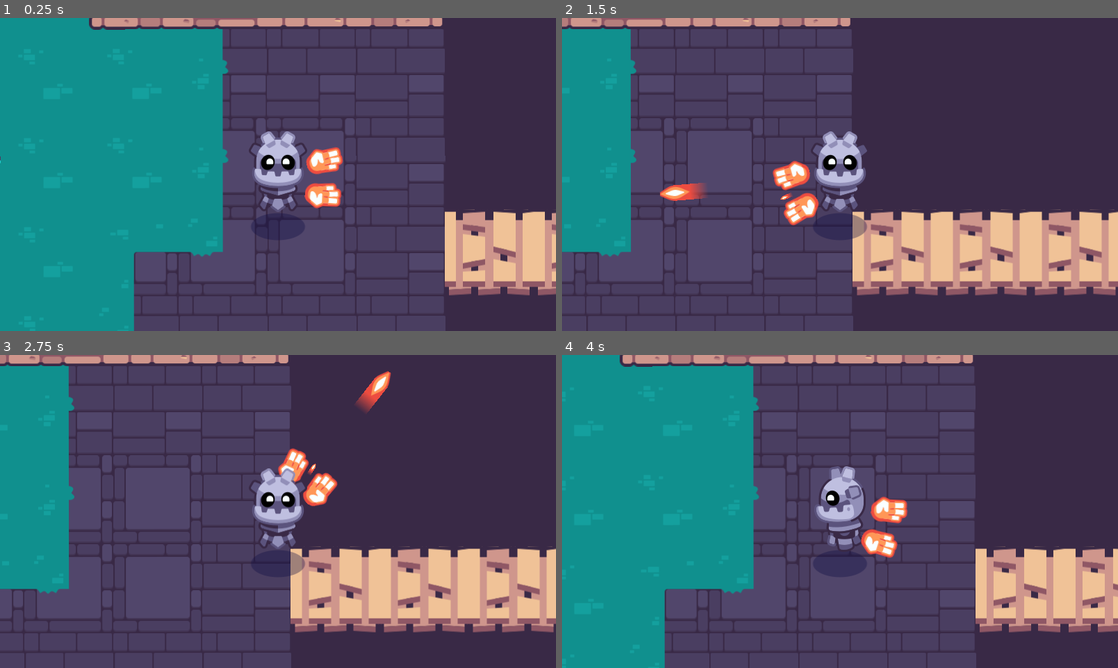
Above: before the commit, frames 1-4 (two rows, left to right).
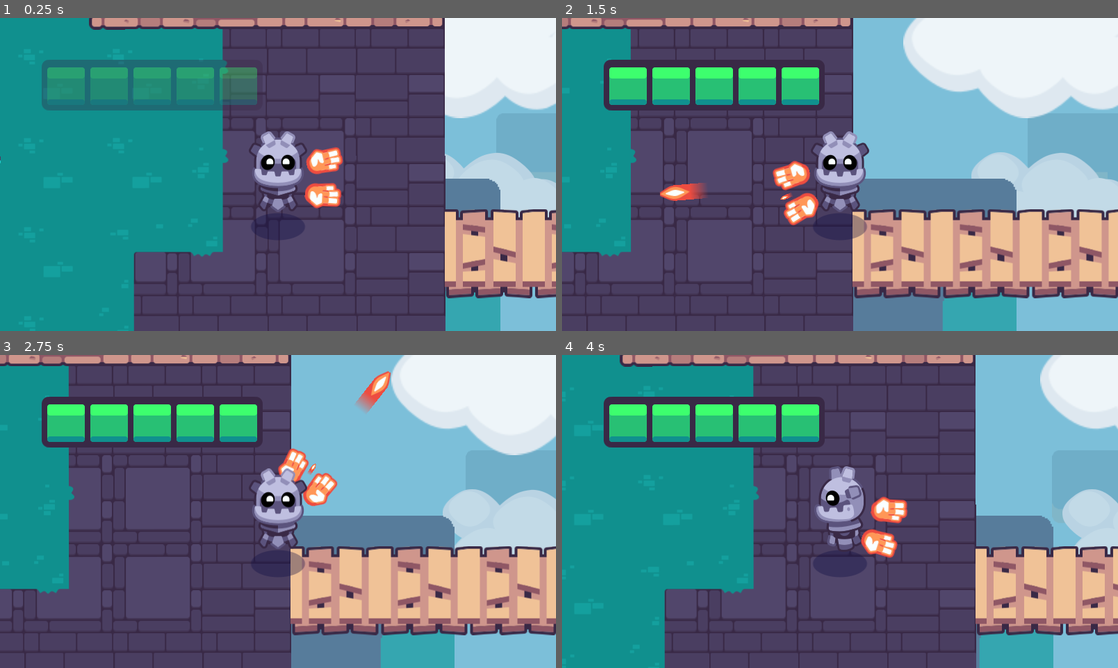
Above: after the commit, the same moments.

Repository: 707bremo/2d-GameDev-Course
Game: Godot game, scene res://start.tscn
Two runs of this game, one before a commit and one after it. Both use one fixed random seed, a clock stepped at 60 frames per second and the inputs below. This scene is started directly instead of the project's main scene. Sound files missing from this copy of the repository are replaced by a short silence.
Inputs (mouse positions are in pixels of both pictures, inside the frame that each line leads up to):
- Up to frame 1 (0.25 s): no input
- Up to frame 2 (1.5 s): tap Enter at 0.5 s; move the mouse to (962, 158) at 0.52 s; hold D (move_right) 0.53-1.25 s; hold Mouse wheel down (cycle_weapon_down) 0.53-1.25 s; click (962, 158) at 0.67 s; drag from (728, 190) to (812, 237) at 1.27 s
- Up to frame 3 (2.75 s): move the mouse to (333, 442) at 2.02 s; press the mouse at (333, 442) at 2.03 s; hold D (move_right) from 2.03 s (still down)
- Up to frame 4 (4 s): release D (move_right) at 2.75 s; release the mouse at (895, 442) at 2.75 s; drag from (812, 574) to (884, 455) at 2.77 s; move the mouse to (1006, 558) at 3.52 s; hold A (move_left) from 3.53 s (still down); hold Mouse wheel up (cycle_weapon_up) from 3.53 s (still down)

The runs differ from the first frame. In frame 1, 20% of the frame differs, in the area x 7-100%, y 0-100%; in frame 2, 40%; in frame 3, 40%; in frame 4, 25%.

Commit message:
Add a Sky and a Healthbar
We amplified the environment of the game by moving the sky image to the viewport. We also put a heathbar in the U.I so it stays in the player's screen. This was the fourth part of the tour.

Diff:
--- a/02.getting-to-know-godot/start.tscn
+++ b/02.getting-to-know-godot/start.tscn
@@ -7,6 +7,8 @@
 [ext_resource type="PackedScene" uid="uid://cu2rb5dl4ljte" path="res://levels/rooms/room_a.tscn" id="5_gtgbw"]
 [ext_resource type="PackedScene" uid="uid://dgayuh42w4v6u" path="res://levels/rooms/room_b.tscn" id="6_hl35k"]
 [ext_resource type="PackedScene" uid="uid://cq0mmphkbrvmm" path="res://levels/rooms/room_c.tscn" id="7_0othp"]
+[ext_resource type="PackedScene" uid="uid://wdey00p3syru" path="res://levels/background/background_blue_sky.tscn" id="8_kjw0p"]
+[ext_resource type="PackedScene" uid="uid://cce7r30dfjm4r" path="res://interface/bars/ui_health_bar.tscn" id="9_5m8yf"]
 
 [node name="Start" type="Node2D"]
 script = ExtResource("2")
@@ -22,6 +24,7 @@
 tile_set = ExtResource("3")
 format = 2
 layer_0/name = "Invisible walls"
+layer_0/tile_data = PackedInt32Array(3, 0, 0, 4, 0, 0, 65540, 0, 0, 131076, 0, 0, 196612, 0, 0, 262148, 0, 0, 327684, 0, 0, 393220, 0, 0, 393221, 0, 0, 393222, 0, 0, 262150, 0, 0, 196614, 0, 0, 131078, 0, 0, 65542, 0, 0, 6, 0, 0, -65530, 0, 0, -131066, 0, 0, -131067, 0, 0, -131068, 0, 0, -131069, 0, 0, -65522, 0, 0, -65523, 0, 0, -65524, 0, 0, -65525, 0, 0, -65526, 0, 0, -65527, 0, 0, -65528, 0, 0, -65529, 0, 0, -131065, 0, 0, -196601, 0, 0, -262137, 0, 0, -327673, 0, 0, -327672, 0, 0, -327671, 0, 0, -327670, 0, 0, -196599, 0, 0, -196598, 0, 0, -196597, 0, 0, -196596, 0, 0, -262132, 0, 0, -327668, 0, 0, -196595, 0, 0, -196594, 0, 0, -196593, 0, 0, -196592, 0, 0, -131056, 0, 0, -65520, 0, 0)
 metadata/_edit_lock_ = true
 
 [node name="Player" parent="." instance=ExtResource("4_vp1sh")]
@@ -35,3 +38,13 @@
 
 [node name="RoomC" parent="." instance=ExtResource("7_0othp")]
 position = Vector2(256, -2176)
+
+[node name="BackgroundBlueSky" parent="." instance=ExtResource("8_kjw0p")]
+
+[node name="CanvasLayer" type="CanvasLayer" parent="."]
+
+[node name="UIHealthBar" parent="CanvasLayer" instance=ExtResource("9_5m8yf")]
+offset_left = 60.0
+offset_top = 60.0
+offset_right = 378.0
+offset_bottom = 132.725
Not shown: 1 places in 02.getting-to-know-godot/start.tscn that only renumber resources
Not shown, changed: 02.getting-to-know-godot/godot_tours.log
Not shown, removed: 02.getting-to-know-godot/godot_tours.log-1Qbco7
Not shown, added: 02.getting-to-know-godot/godot_tours.log-OL0Cfi
